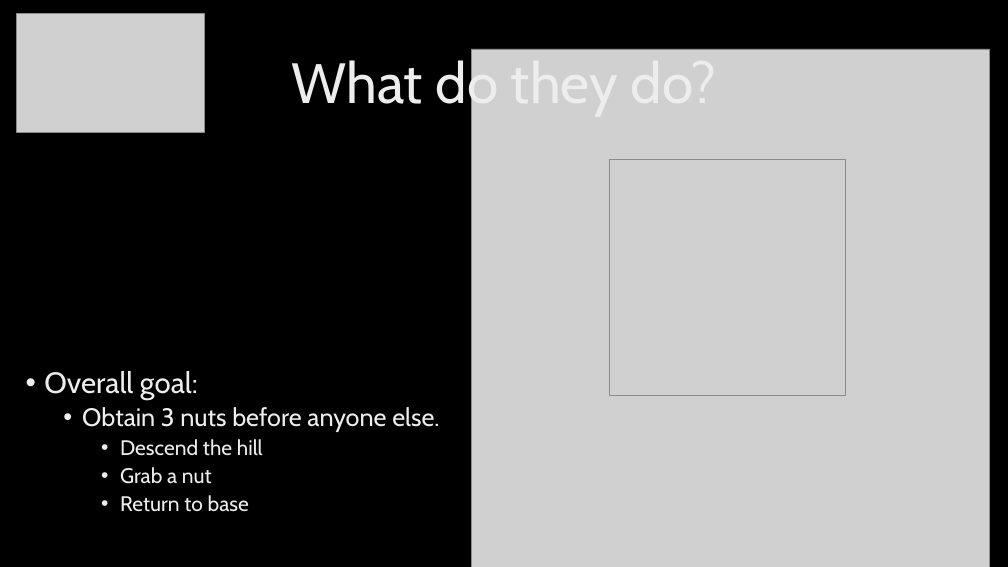
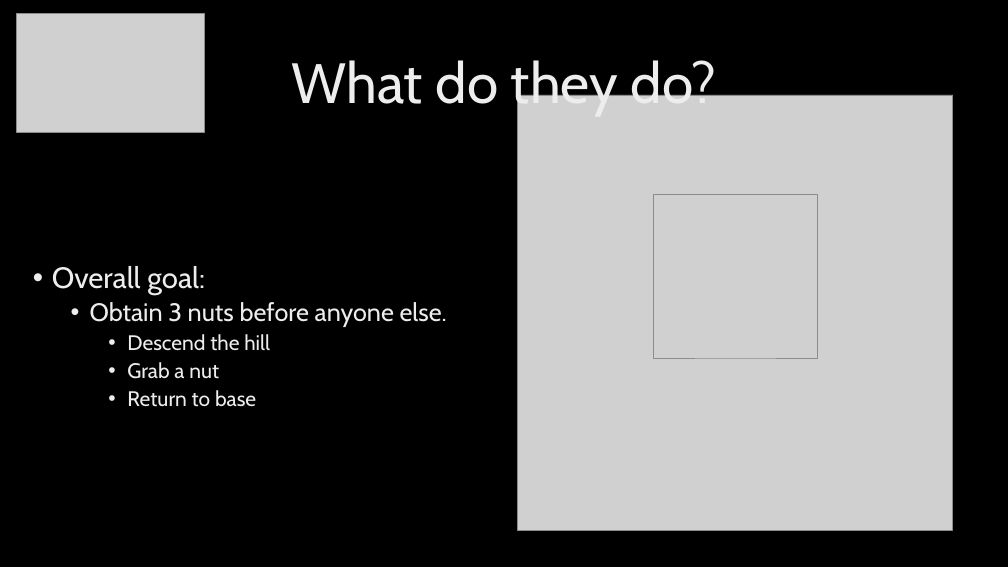
Before and after one commit to UoSGroupProjects1718/level-6-stuck-in-a-lift-studios-1, a slide deck: slide 5 of Group/Presentations/Pitch #2 (New).pptx. Drawn at 1008x567 pixels with LibreOffice and Linux fonts; fonts in the diff are those of the drawing; grey boxes stand for pictures; background and template pictures are left out. Boxes give left, top, right and bottom in pixels: in the first picture for what was removed or moved away, otherwise in the second. Text is boxed around its words. In the diff, an @@ line names an element or a change of style, - is before the commit and + after.

```diff
--- a/Group/Presentations/Pitch #2 (New).pptx
+++ b/Group/Presentations/Pitch #2 (New).pptx
@@ picture: place and size @@
-picture at [471,49,989,567]
+picture at [518,95,953,530]
@@ picture: place and size @@
-picture at [609,160,845,395]
+picture at [653,194,817,358]
@@ text "Overall goal:": place and size @@
-text "Overall goal:" at [44,371,439,512]
+text "Overall goal:" at [52,266,447,407]
```
Also in this commit, not shown: 4 other slides changed.
